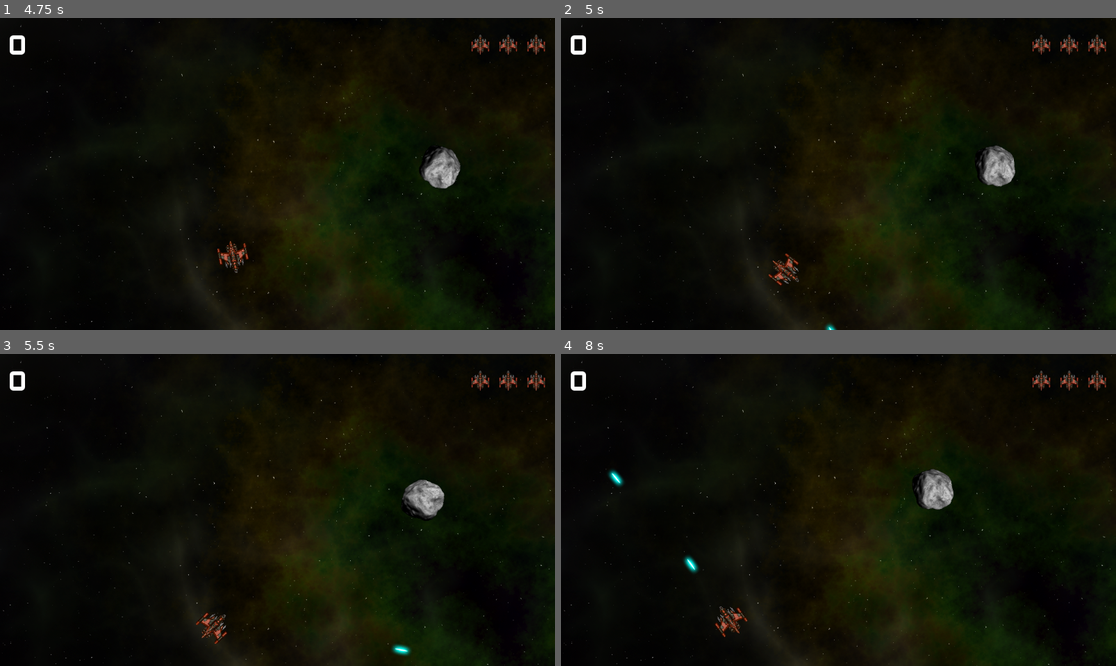
Above: before the commit, frames 1-4 (two rows, left to right).
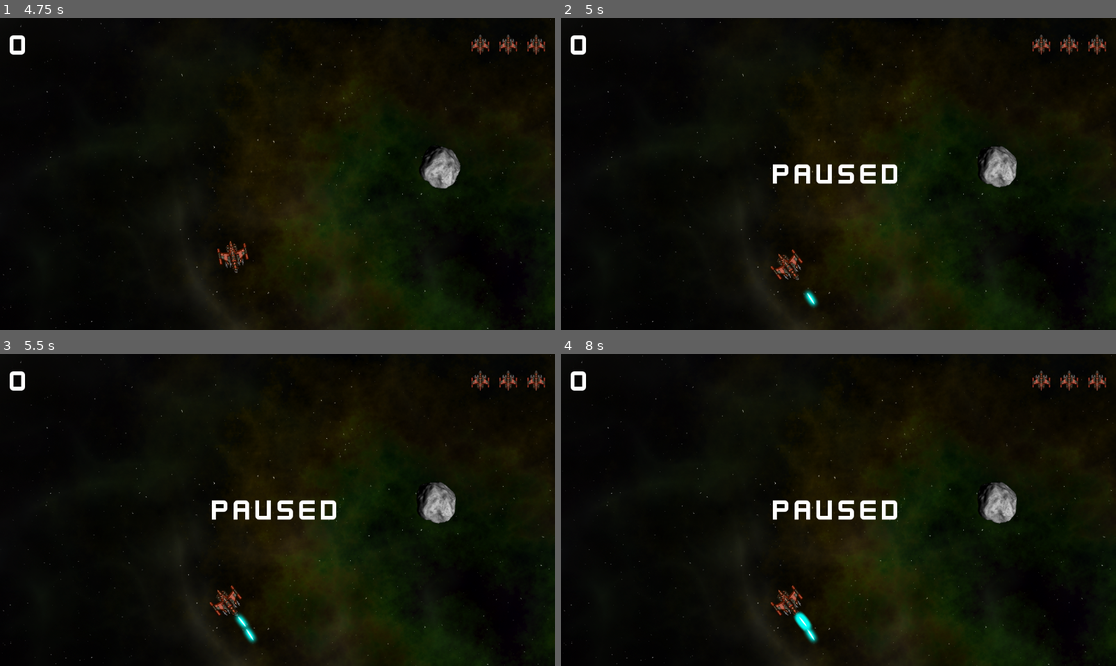
Above: after the commit, the same moments.

Repository: Winnerkorea/godotSpaceRock
Game: Godot game, scene res://main.tscn
Same seed, same stepped clock (60 frames per second), same inputs: the game is played once before the commit and once after it.
Inputs (mouse positions are in pixels of both pictures, inside the frame that each line leads up to):
- Up to frame 1 (4.75 s): click (277, 214) at 0.5 s; tap Enter at 1.25 s; hold D (rotate_right) 1.28-2.03 s; hold Space (shoot) 1.28-2.03 s; hold A (rotate_left) 2.03-2.78 s; tap Space (shoot) at 2.1, 3.6 s; hold D (rotate_right) 2.78-3.53 s; hold Space (shoot) 2.78-3.53 s; hold W (thrust) 3.53-4.28 s; hold A (rotate_left) from 4.28 s (still down); hold Space (shoot) from 4.28 s (still down)
- Up to frame 2 (5 s): keep holding A (rotate_left); keep holding Space (shoot); tap P (pause, bound only after the commit) at 4.9 s
- Up to frame 3 (5.5 s): keep holding A (rotate_left); release Space (shoot) at 5.03 s; tap Space (shoot) at 5.1 s
- Up to frame 4 (8 s): hold Space (shoot) 5.78-6.53 s; release A (rotate_left) at 6.53 s; hold D (rotate_right) 6.53-7.28 s; tap Space (shoot) at 6.6 s; hold W (thrust) from 7.28 s (still down); hold Space (shoot) from 7.28 s (still down)

Frame 1 is identical in both runs. In frame 2, 1.5% of the frame differs, in the area x 37-83%, y 40-100%; in frame 3, 2.4%; in frame 4, 3.0%, in the area x 8-83%, y 36-93%.

Commit message:
3.7 게임 일시 정지

Diff:
--- a/main.gd
+++ b/main.gd
@@ -60,3 +60,16 @@
 func game_over():
 	playing = false
 	$HUD.game_over()
+
+func _input(event: InputEvent) -> void:
+	if event.is_action_pressed("pause"):
+		if not playing:
+			return
+		get_tree().paused = not get_tree().paused
+		var message = $HUD/VBoxContainer/Message
+		if get_tree().paused:
+			message.text = "Paused"
+			message.show()
+		else:
+			message.text = ""
+			message.hide()
--- a/main.tscn
+++ b/main.tscn
@@ -13,6 +13,7 @@
 point_count = 5
 
 [node name="Main" type="Node"]
+process_mode = 3
 script = ExtResource("1_4x6w7")
 rock_scene = ExtResource("2_2wlky")
 
--- a/project.godot
+++ b/project.godot
@@ -40,6 +40,11 @@
 "events": [Object(InputEventKey,"resource_local_to_scene":false,"resource_name":"","device":-1,"window_id":0,"alt_press …(191 unchanged characters)…
 ]
 }
+pause={
+"deadzone": 0.5,
+"events": [Object(InputEventKey,"resource_local_to_scene":false,"resource_name":"","device":-1,"window_id":0,"alt_pressed":false,"shift_pressed":false,"ctrl_pressed":false,"meta_pressed":false,"pressed":false,"keycode":0,"physical_keycode":80,"key_label":0,"unicode":112,"location":0,"echo":false,"script":null)
+]
+}
 
 [physics]
 
